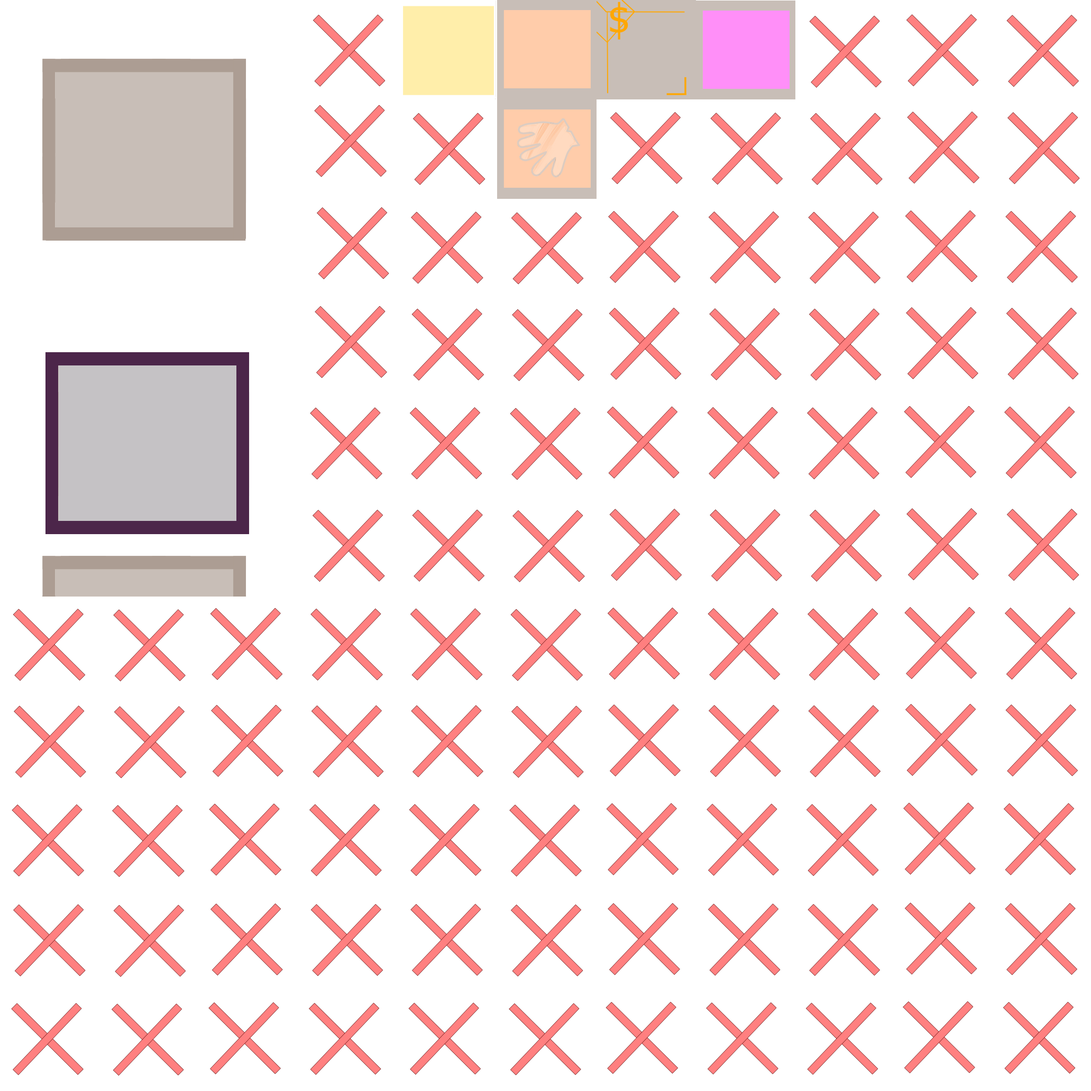
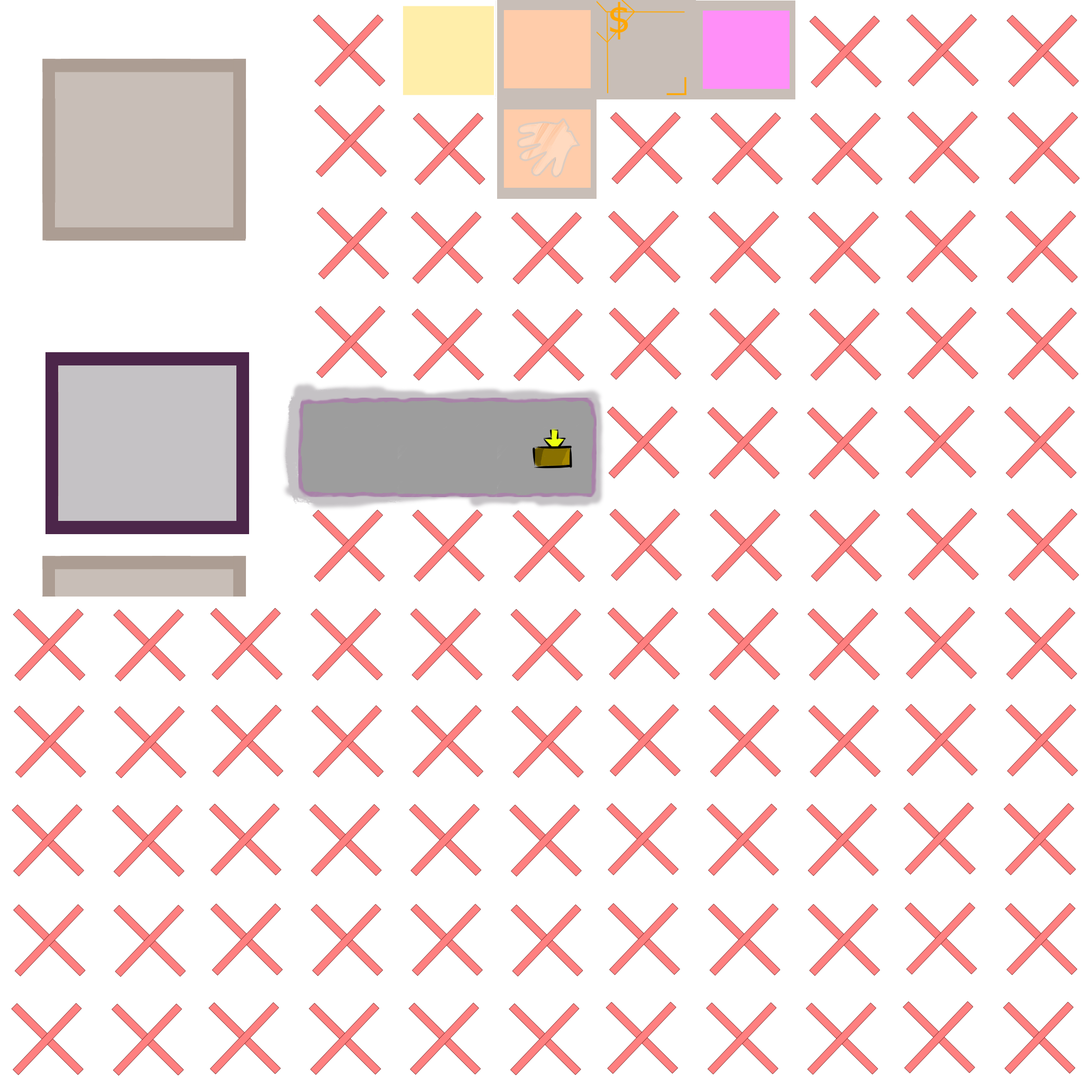
Comparing the layer stacks of the two (1091, 1091) images. Changes:
added layer "Lines" above "Fill" over (x1=516, y1=408, x2=585, y2=477)
added layer "Fill" above "ShopTile" over (x1=516, y1=408, x2=585, y2=477)
painted on "Chest_boundary" over (x1=282, y1=380, x2=339, y2=512)
removed layer "Background" over (x1=282, y1=380, x2=609, y2=512)
added layer "Layer 10" over (x1=282, y1=380, x2=609, y2=512)
